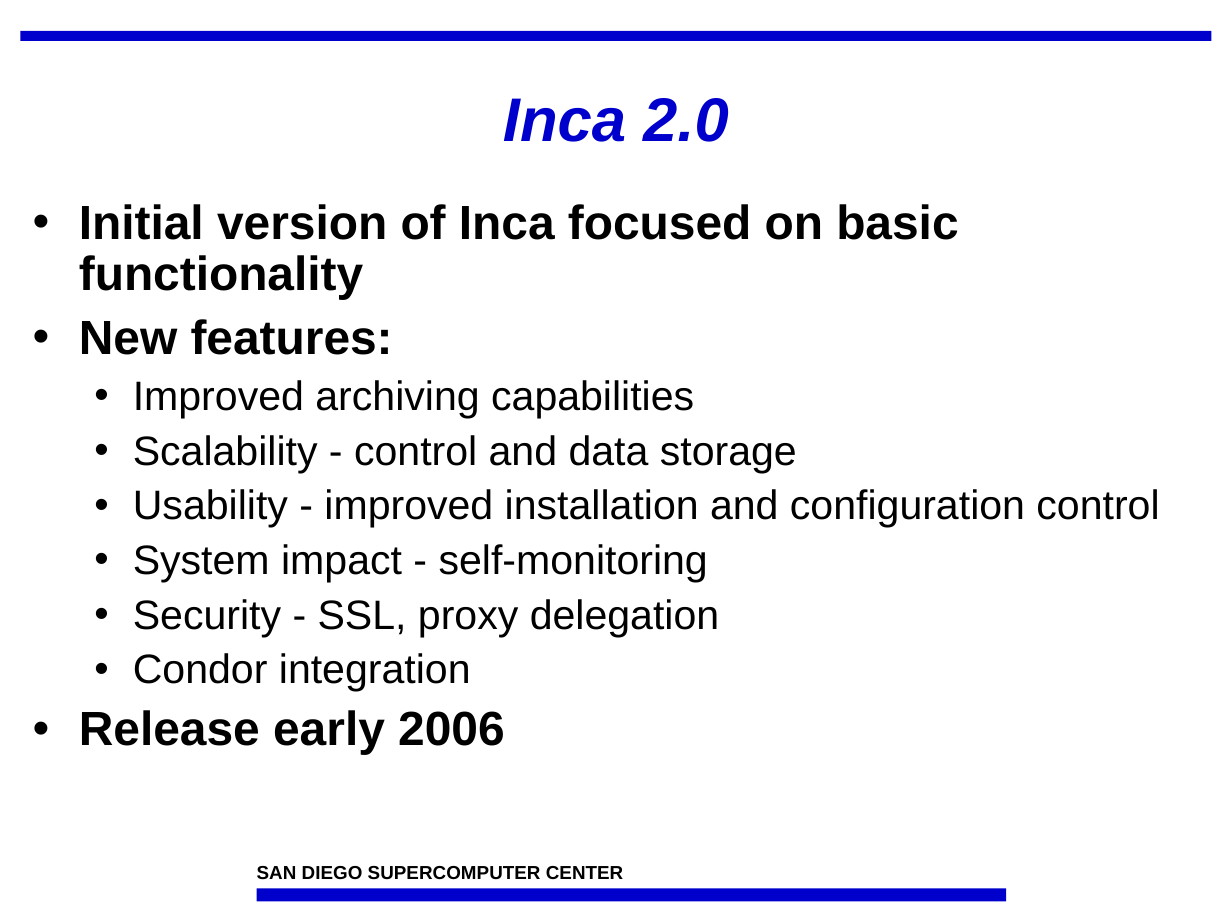
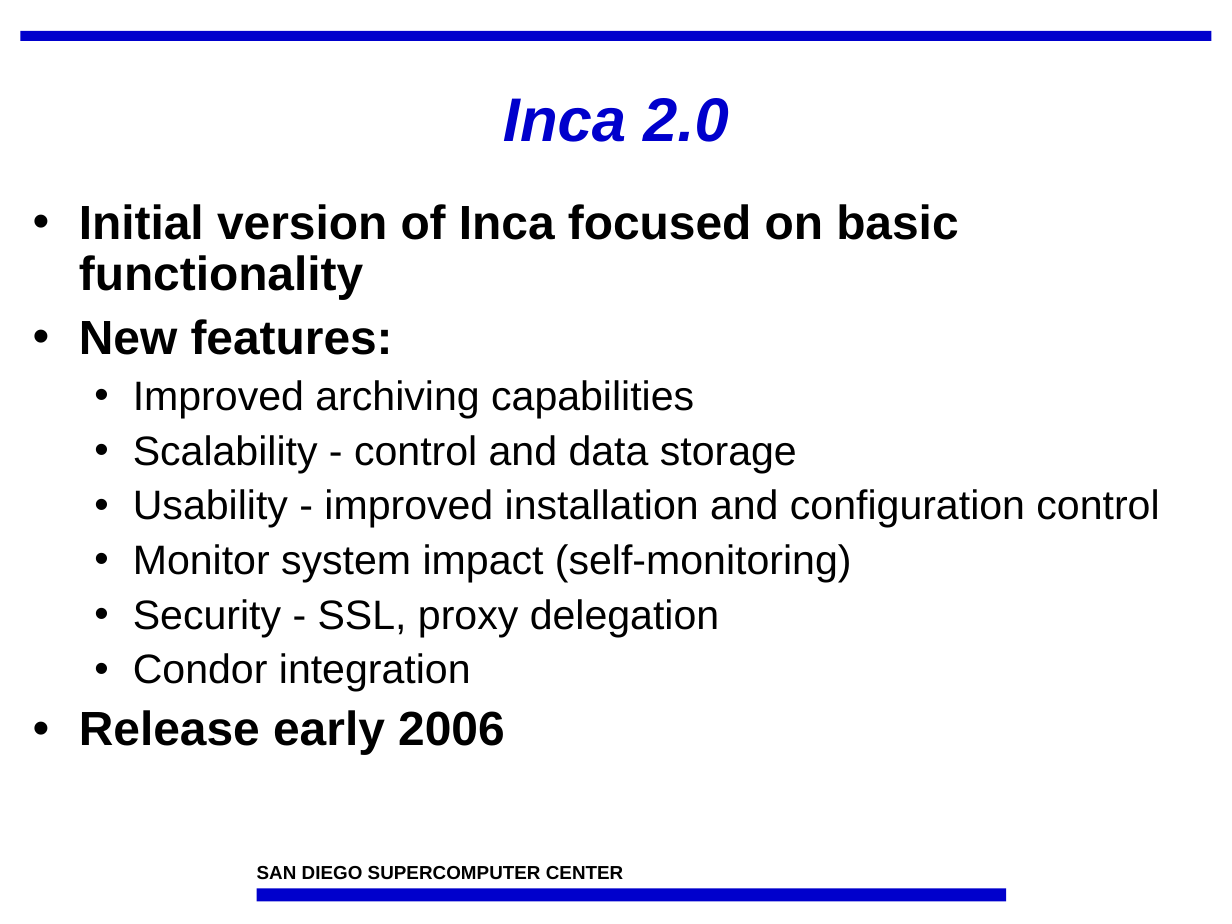
Before and after one commit to IncaProject/inca-xsede, a slide deck: slide 29 of talks/inca_sc05.ppt. Drawn at 1232x924 pixels with LibreOffice and Linux fonts; fonts in the diff are those of the drawing; background and template pictures are left out. Boxes give left, top, right and bottom in pixels: in the first picture for what was removed or moved away, otherwise in the second. Text is boxed around its words. In the diff, an @@ line names an element or a change of style, - is before the commit and + after.

```diff
--- a/talks/inca_sc05.ppt
+++ b/talks/inca_sc05.ppt
@@ text at bbox=[133, 544, 852, 582]: text changed @@
-  • System impact - self-monitoring
+  • Monitor system impact (self-monitoring)
```
